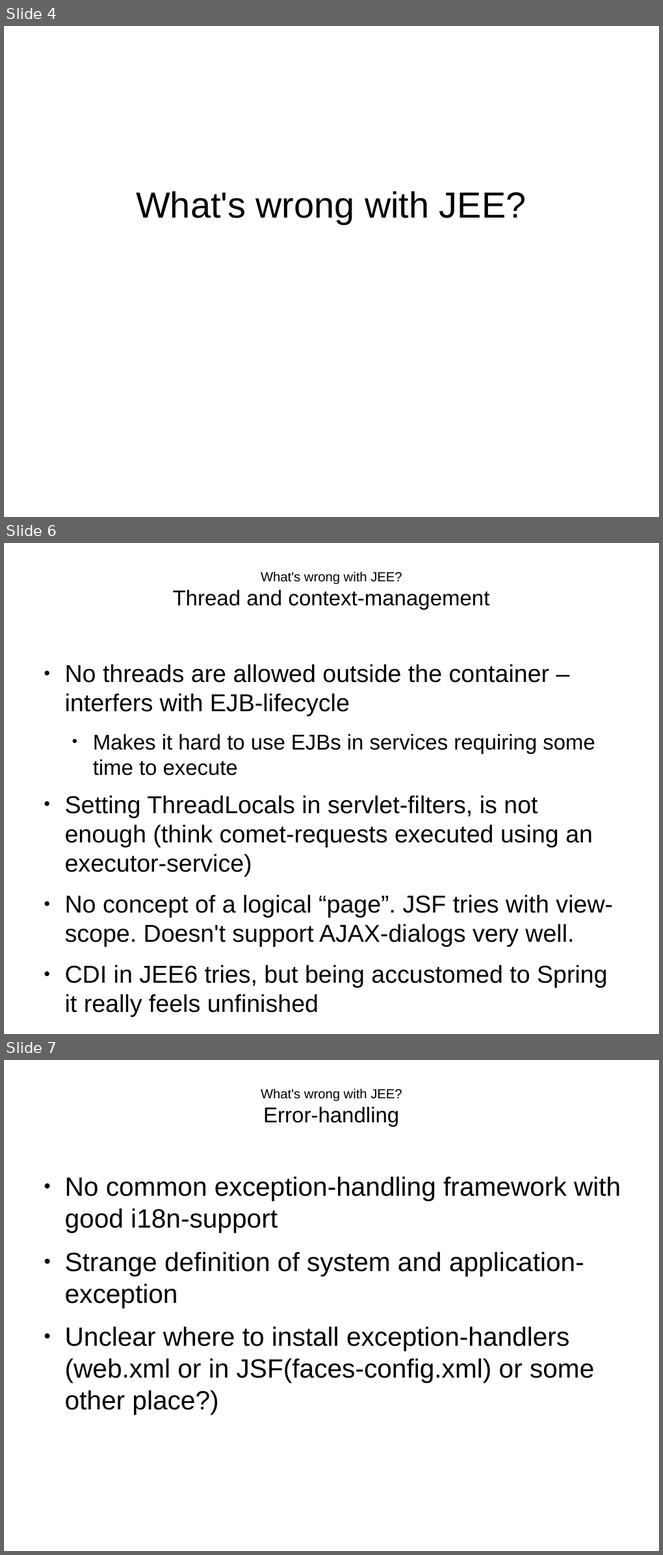
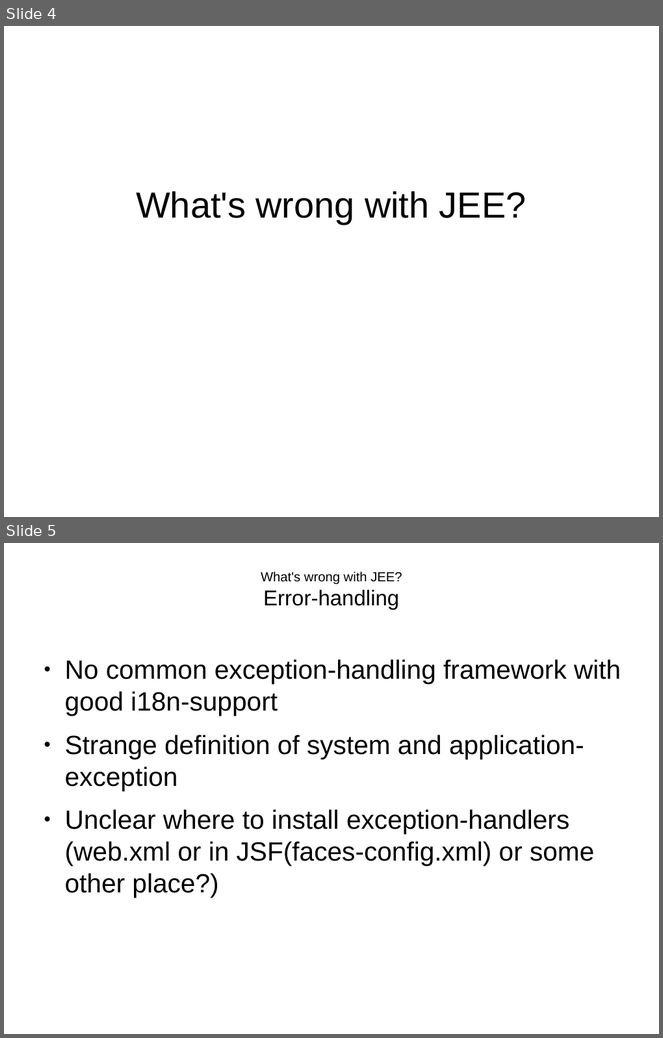
Before and after one commit to andreak/slol-2011, a slide deck: Scala-LiftOff-2011-lift-from-jee-perspective.odp. Shown one above the other, each under a label of ours: slides 4, 6 and 7 before the commit, slides 4 and 5 after it; the slides between them are not shown. The pictures are 663x1555 and 663x1038 pixels, drawn with LibreOffice and Linux fonts; fonts in the diff are those of the drawing. Boxes give left, top, right and bottom in pixels: in the first picture for what was removed or moved away, otherwise in the second. Text is boxed around its words. In the diff, an @@ line names an element or a change of style, - is before the commit and + after.

```diff
--- a/Scala-LiftOff-2011-lift-from-jee-perspective.odp
+++ b/Scala-LiftOff-2011-lift-from-jee-perspective.odp
@@ slide 6 removed at <box>4,543,659,1034</box>, background #FFFFFF @@
@@ title removed at <box>173,572,490,610</box> @@
-What's wrong with JEE?
-Thread and context-management
@@ text removed at <box>65,664,613,988</box> @@
-● No threads are allowed outside the container – interfers with EJB-lifecycle
-  ● Makes it hard to use EJBs in services requiring some time to execute
-● Setting ThreadLocals in servlet-filters, is not enough (think comet-requests executed using an executor-service)
-● No concept of a logical “page”. JSF tries with view-scope. Doesn't support AJAX-dialogs very well.
-● CDI in JEE6 tries, but being accustomed to Spring it really feels unfinished
@@ what was slide 7 is now slide 5 @@
```
Also in this commit, not shown: 3 slides changed, 2 slides added, 1 other slide removed.
